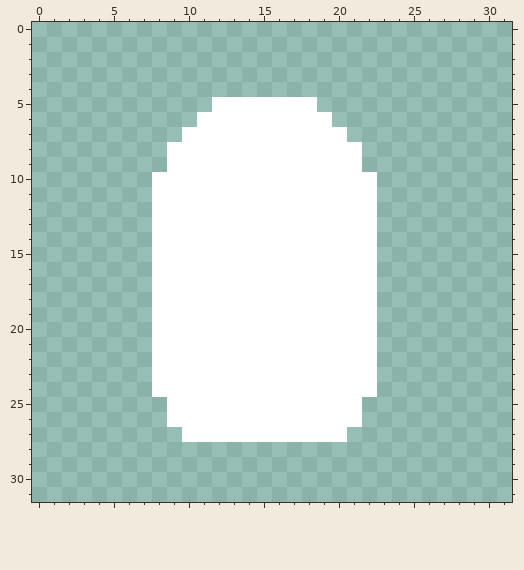
A pixel-art sprite gets an edit: assets/textures/egg.png. Above is the file before it was changed.
The file is 32x32 pixels. Pixels under 10% opacity are left out.
The same view after the edit:
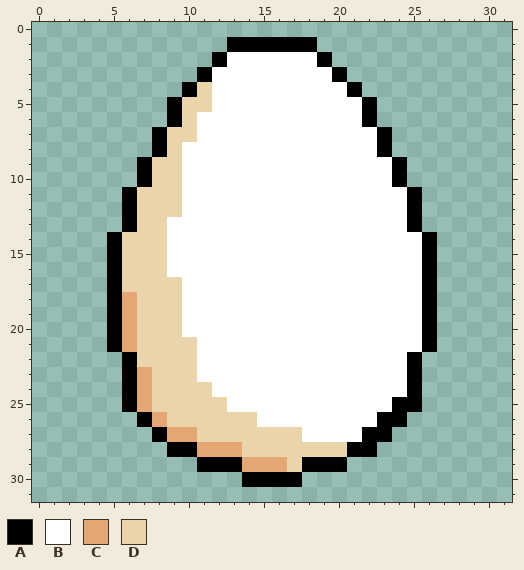
Palette (. is transparent): A #000000  B #ffffff  C #e4a672  D #ead4aa
Difference:
@@ x 0..31 @@
  0 ................................
- 1 ................................
- 2 ................................
- 3 ................................
- 4 ................................
- 5 ............BBBBBBB.............
- 6 ...........BBBBBBBBB............
- 7 ..........BBBBBBBBBBB...........
- 8 .........BBBBBBBBBBBBB..........
- 9 .........BBBBBBBBBBBBB..........
-10 ........BBBBBBBBBBBBBBB.........
-11 ........BBBBBBBBBBBBBBB.........
-12 ........BBBBBBBBBBBBBBB.........
-13 ........BBBBBBBBBBBBBBB.........
-14 ........BBBBBBBBBBBBBBB.........
-15 ........BBBBBBBBBBBBBBB.........
-16 ........BBBBBBBBBBBBBBB.........
-17 ........BBBBBBBBBBBBBBB.........
-18 ........BBBBBBBBBBBBBBB.........
-19 ........BBBBBBBBBBBBBBB.........
-20 ........BBBBBBBBBBBBBBB.........
-21 ........BBBBBBBBBBBBBBB.........
-22 ........BBBBBBBBBBBBBBB.........
-23 ........BBBBBBBBBBBBBBB.........
-24 ........BBBBBBBBBBBBBBB.........
-25 .........BBBBBBBBBBBBB..........
-26 .........BBBBBBBBBBBBB..........
-27 ..........BBBBBBBBBBB...........
-28 ................................
-29 ................................
-30 ................................
+ 1 .............AAAAAA.............
+ 2 ............ABBBBBBA............
+ 3 ...........ABBBBBBBBA...........
+ 4 ..........ADBBBBBBBBBA..........
+ 5 .........ADDBBBBBBBBBBA.........
+ 6 .........ADBBBBBBBBBBBA.........
+ 7 ........ADDBBBBBBBBBBBBA........
+ 8 ........ADBBBBBBBBBBBBBA........
+ 9 .......ADDBBBBBBBBBBBBBBA.......
+10 .......ADDBBBBBBBBBBBBBBA.......
+11 ......ADDDBBBBBBBBBBBBBBBA......
+12 ......ADDDBBBBBBBBBBBBBBBA......
+13 ......ADDBBBBBBBBBBBBBBBBA......
+14 .....ADDDBBBBBBBBBBBBBBBBBA.....
+15 .....ADDDBBBBBBBBBBBBBBBBBA.....
+16 .....ADDDBBBBBBBBBBBBBBBBBA.....
+17 .....ADDDDBBBBBBBBBBBBBBBBA.....
+18 .....ACDDDBBBBBBBBBBBBBBBBA.....
+19 .....ACDDDBBBBBBBBBBBBBBBBA.....
+20 .....ACDDDBBBBBBBBBBBBBBBBA.....
+21 .....ACDDDDBBBBBBBBBBBBBBBA.....
+22 ......ADDDDBBBBBBBBBBBBBBA......
+23 ......ACDDDBBBBBBBBBBBBBBA......
+24 ......ACDDDDBBBBBBBBBBBBBA......
+25 ......ACDDDDDBBBBBBBBBBBAA......
+26 .......ACDDDDDDBBBBBBBBAA.......
+27 ........ACCDDDDDDDBBBBAA........
+28 .........AACCCDDDDDDDAA.........
+29 ...........AAACCCDAAA...........
+30 ..............AAAA..............
 31 ................................
Where, in picture pixels (left, top, right, bottom), the same in both pictures:
changed: (107, 37, 437, 487)
